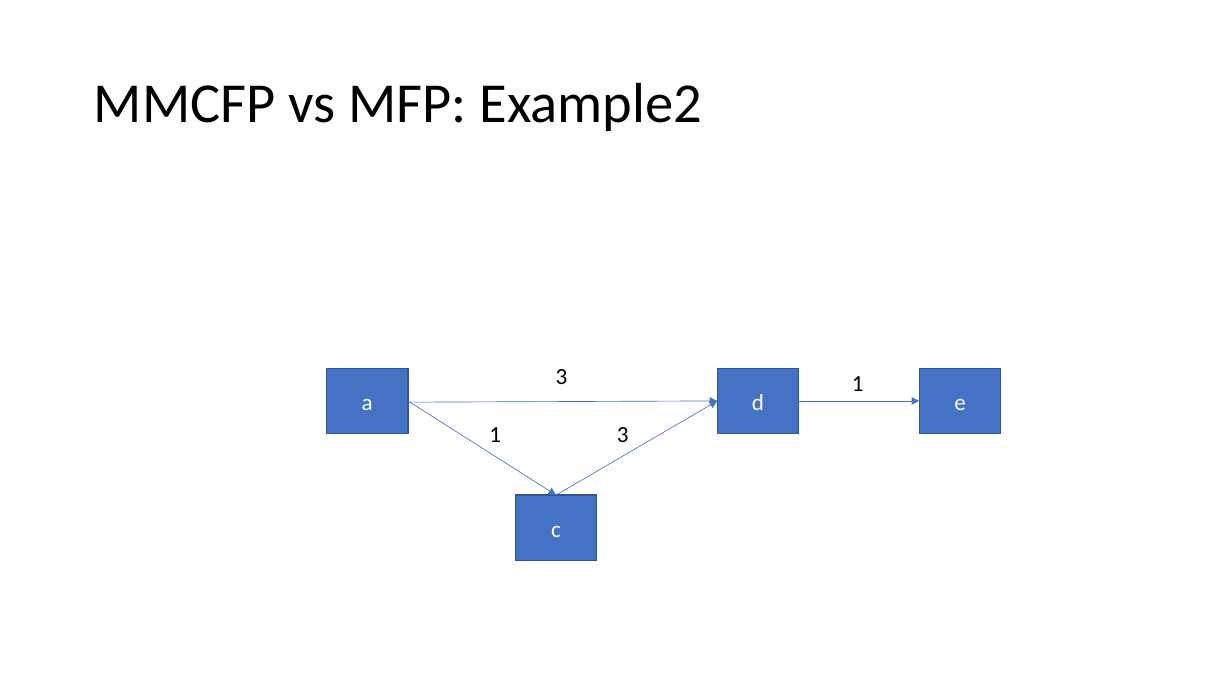
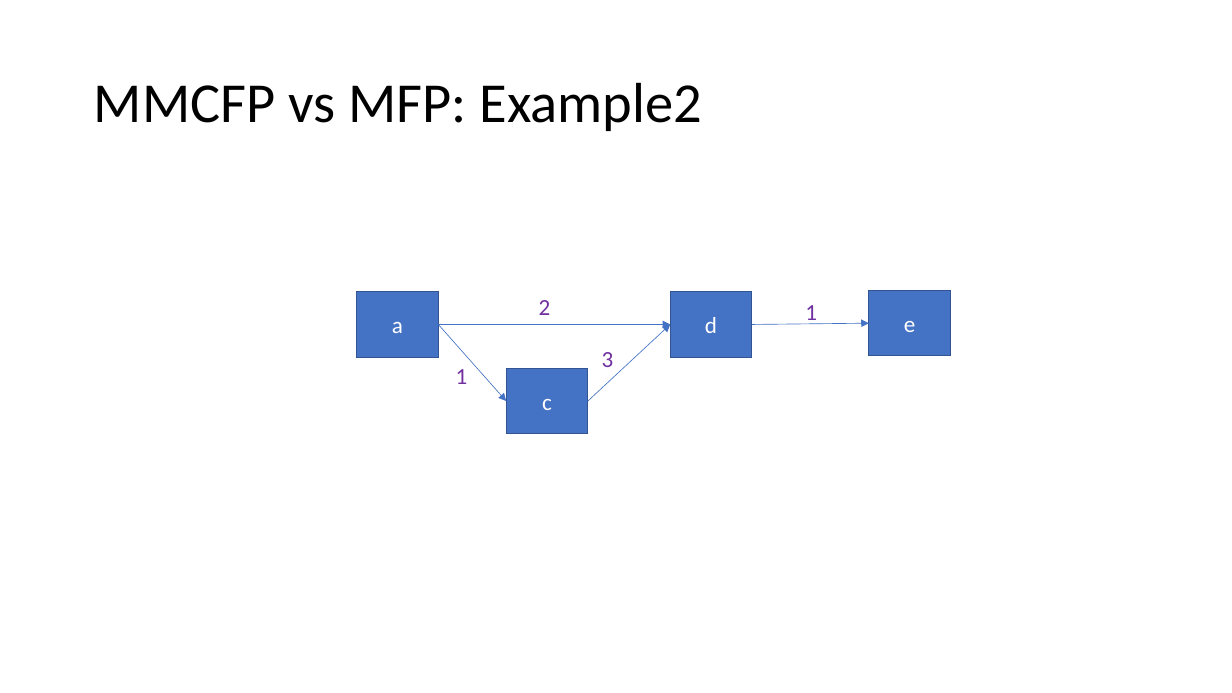
Before and after one commit to Speedphil544/Vortrag, a slide deck: slide 4 of MMCFP.pptx (slide 5 before the commit). Drawn at 1232x693 pixels with LibreOffice and Linux fonts; fonts in the diff are those of the drawing; grey boxes stand for pictures. Boxes give left, top, right and bottom in pixels: in the first picture for what was removed or moved away, otherwise in the second. Text is boxed around its words. In the diff, an @@ line names an element or a change of style, - is before the commit and + after.

```diff
--- a/MMCFP.pptx
+++ b/MMCFP.pptx
@@ rectangle "a": place and size @@
-rectangle "a" at [326,368,408,433]
+rectangle "a" at [357,292,438,358]
@@ rectangle "d": place and size @@
-rectangle "d" at [717,368,799,433]
+rectangle "d" at [670,292,751,358]
@@ text colour #000000 to #7030A0 in 3 elements at [456,369,468,384], [602,352,614,367], [805,305,817,324] @@
@@ text "1": place and size @@
-text "1" at [852,376,864,391]
+text "1" at [805,305,817,324]
@@ rectangle "e": place and size @@
-rectangle "e" at [920,368,1001,433]
+rectangle "e" at [869,290,950,356]
@@ arrow moved from (407, 402) - (717, 401) to (438, 324) - (670, 324) @@
@@ arrow moved from (409, 401) - (556, 495) to (438, 324) - (506, 401) @@
@@ text at [539,300,551,315]: text changed; text colour #000000 to #7030A0 @@
-3
+2
@@ arrow moved from (556, 495) - (717, 401) to (588, 401) - (670, 324) @@
@@ arrow moved from (799, 401) - (920, 401) to (752, 324) - (869, 323) @@
@@ text "1": place and size @@
-text "1" at [489,427,501,442]
+text "1" at [456,369,468,384]
@@ text "3": place and size @@
-text "3" at [617,427,629,442]
+text "3" at [602,352,614,367]
@@ rectangle "c": place and size @@
-rectangle "c" at [516,495,597,561]
+rectangle "c" at [506,369,588,434]
```
Also in this commit, not shown: 4 other slides changed, 1 slide removed.
